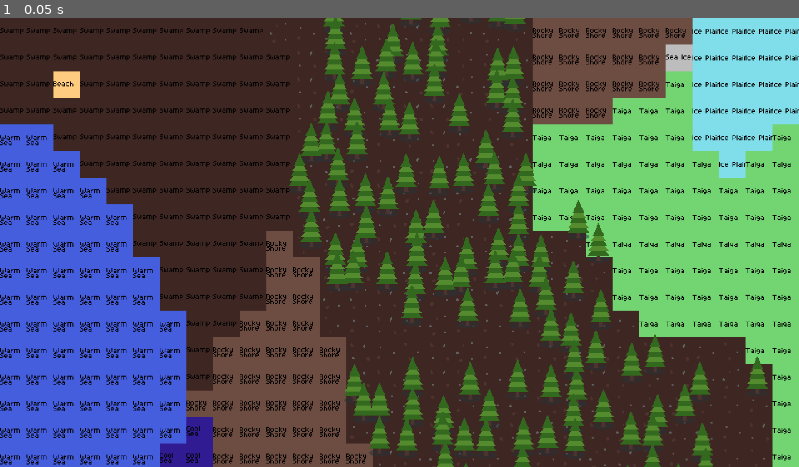
Above: before the commit, frame 1.
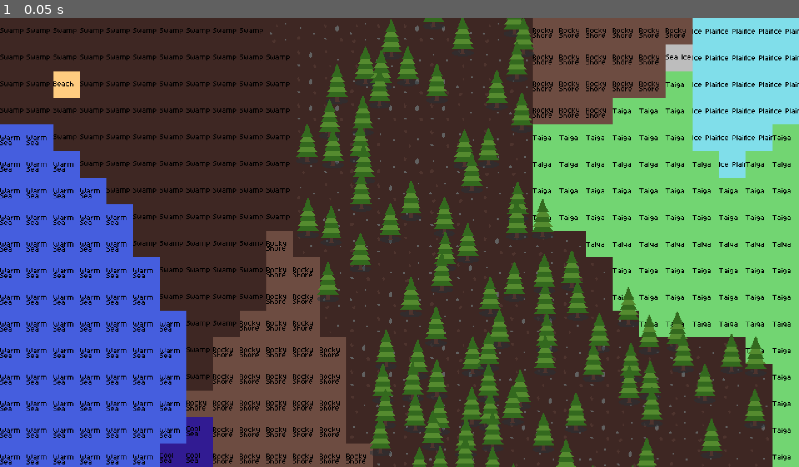
Above: after the commit, the same moment.

Repository: Techyguy1234/DigiTD
Game: Godot game, scene res://world.tscn
Same seed, same stepped clock (60 frames per second), same inputs: the game is played once before the commit and once after it.
Inputs:
- Up to frame 1 (0.05 s): no input

The runs differ from the first frame. In frame 1, 14% of the frame differs, in the area x 36-97%, y 0-100%.

Commit message:
Added Cactus

Diff:
--- /dev/null
+++ b/SpriteScenes/cactus.tscn
@@ -0,0 +1,6 @@
+[gd_scene load_steps=2 format=3 uid="uid://dgnsui0sxhs8y"]
+
+[ext_resource type="Texture2D" uid="uid://djp5k8d8ptfre" path="res://Ase/Sprites/Cactus.png" id="1_sm5b0"]
+
+[node name="Cactus" type="Sprite2D"]
+texture = ExtResource("1_sm5b0")
--- a/generation.gd
+++ b/generation.gd
@@ -120,11 +120,14 @@
 	#generate trees
 	spriteMap.append([])
 	spriteMap.append([])
+	spriteMap.append([])
 	for x in biomeMap.size():
 		for y in biomeMap[x].size():
 			if biomeMap[x][y] == "pine forest" and randi_range(0,1) == 1:
 				spriteMap[0].append(Vector2i(x,y))
 			elif biomeMap[x][y] == "forest" and randi_range(0,1) == 1:
 				spriteMap[1].append(Vector2i(x,y))
+			elif biomeMap[x][y] == "cold desert" and randi_range(0,8) == 1:
+				spriteMap[2].append(Vector2i(x,y))
 
 	return spriteMap
--- a/world.gd
+++ b/world.gd
@@ -24,7 +24,7 @@
 			elif tMap[x][y] == "savanna":
 				$".".set_cell(Vector2i(x,y),0,Vector2i(0,6))
 			elif tMap[x][y] == "cold desert":
-				$".".set_cell(Vector2i(x,y),0,Vector2i(0,7))
+				$".".set_cell(Vector2i(x,y),0,Vector2i(randi_range(1,5),7))
 			elif tMap[x][y] == "hot desert":
 				$".".set_cell(Vector2i(x,y),0,Vector2i(0,8))
 			elif tMap[x][y] == "tundra":
@@ -62,11 +62,16 @@
 	for i in spriteMap[0].size():
 		var newTree = loadedTree.instantiate()
 		newTree.position = ((spriteMap[0][i]) * 32) + Vector2i(16,-16) + Vector2i(randi_range(-8,8),randi_range(-8,8))
-		add_child(newTree)
+		$Trees.add_child(newTree)
 	loadedTree = load("res://SpriteScenes/forest.tscn")
 	for i in spriteMap[1].size():
 		var newTree = loadedTree.instantiate()
 		newTree.position = ((spriteMap[1][i]) * 32) + Vector2i(16,-16) + Vector2i(randi_range(-8,8),randi_range(-8,8))
-		add_child(newTree)
+		$Trees.add_child(newTree)
+	loadedTree = load("res://SpriteScenes/cactus.tscn")
+	for i in spriteMap[2].size():
+		var newTree = loadedTree.instantiate()
+		newTree.position = ((spriteMap[2][i]) * 32) + Vector2i(16,-16) + Vector2i(randi_range(-8,8),randi_range(-8,8))
+		$Trees.add_child(newTree)
 
 	print("trees took" + str(Time.get_ticks_msec()/1000.0))
--- a/world.tscn
+++ b/world.tscn
@@ -52,6 +52,11 @@
 2:2/0 = 0
 3:2/0 = 0
 4:2/0 = 0
+1:7/0 = 0
+2:7/0 = 0
+3:7/0 = 0
+4:7/0 = 0
+5:7/0 = 0
 
 [sub_resource type="TileSet" id="TileSet_pkg7o"]
 tile_size = Vector2i(32, 32)
@@ -65,4 +70,4 @@
 [node name="Generation" type="Node" parent="."]
 script = ExtResource("3_036b0")
 
-[node name="Trees" type="Node" parent="."]
+[node name="Trees" type="Node2D" parent="."]
Binary file added: Ase/Sprites/Cactus.png
Not shown, added: Ase/Sprites/Cactus.png.import
Binary file changed: Ase/Sprites/Trees.aseprite
Binary file changed: Ase/Tileset/TileSet.aseprite
Binary file changed: Ase/Tileset/TileSet.png
